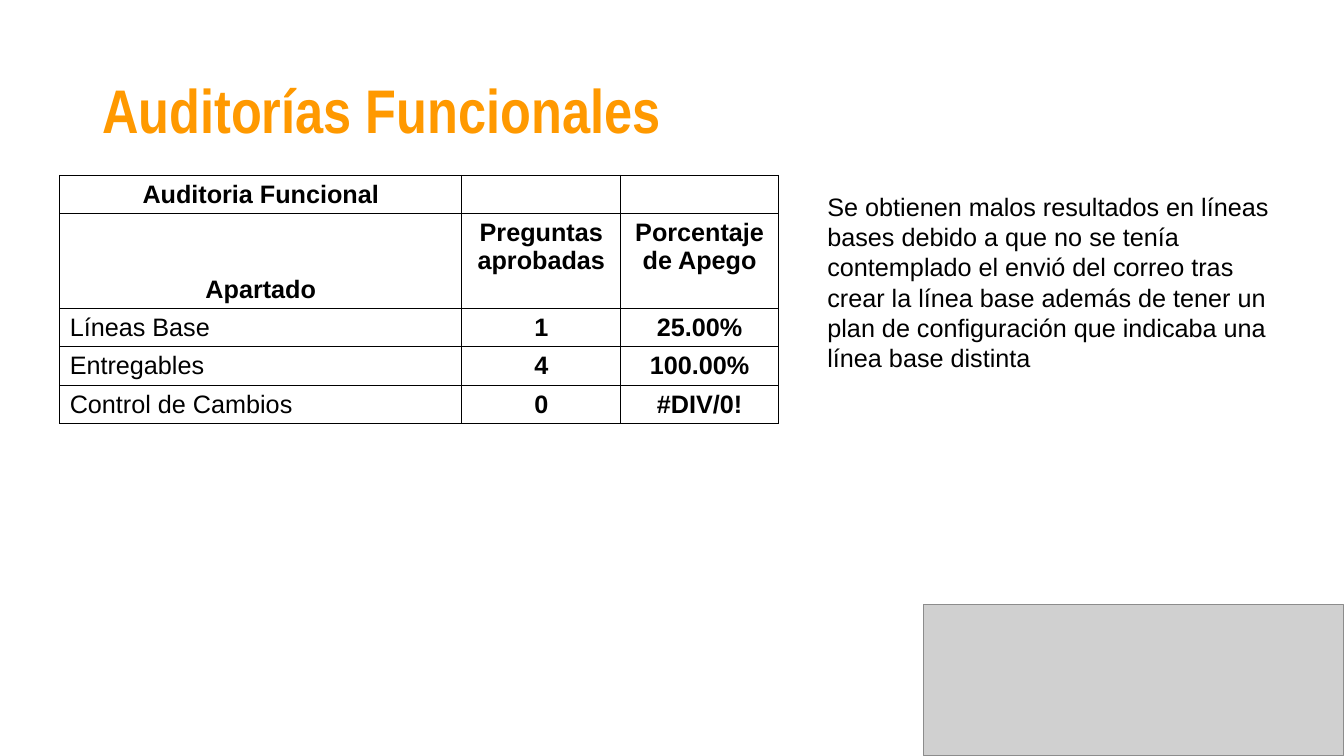
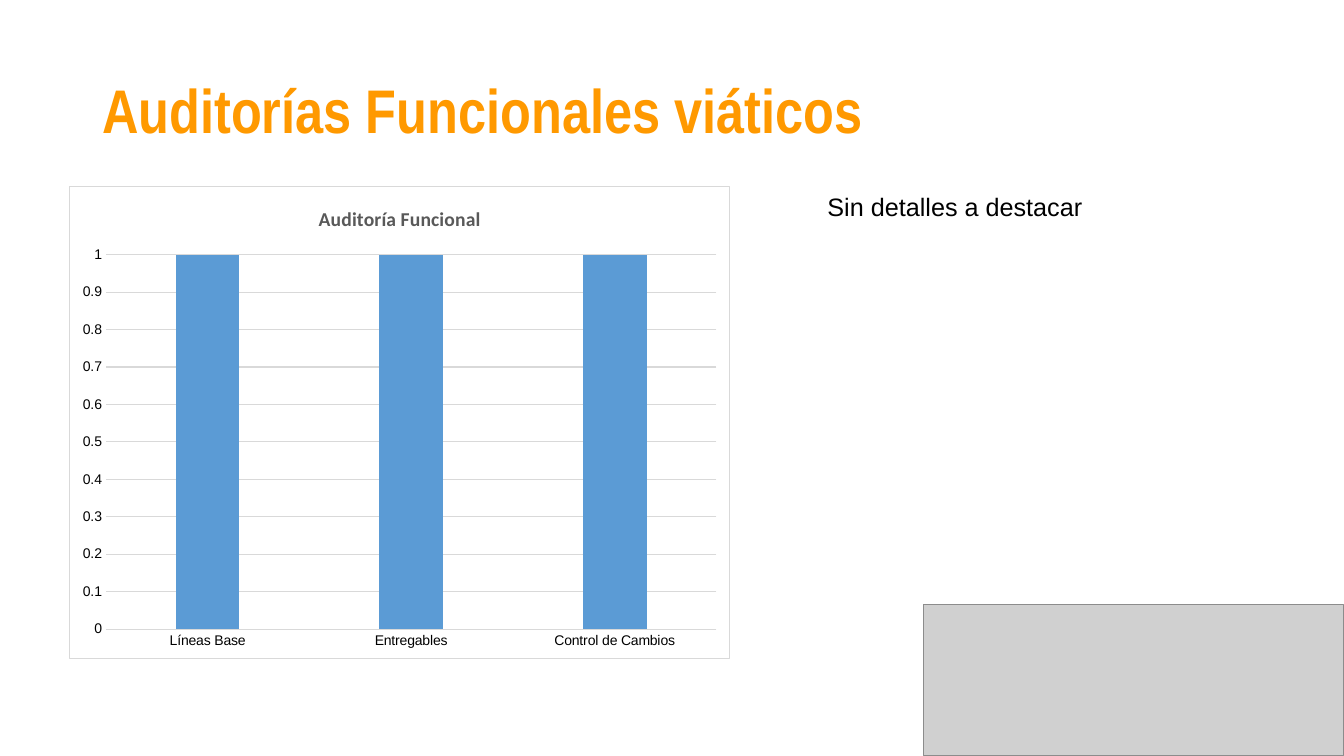
Before and after one commit to jovannyzepeda/Bisoltec, a slide deck: slide 13 of Organizacional/06. Medición y Monitoreo/2016/Bisoltec-ReporteMonitoreo.pptx (slide 16 before the commit). Drawn at 1344x756 pixels with LibreOffice and Linux fonts; fonts in the diff are those of the drawing; grey boxes stand for pictures. Boxes give left, top, right and bottom in pixels: in the first picture for what was removed or moved away, otherwise in the second. Text is boxed around its words. In the diff, an @@ line names an element or a change of style, - is before the commit and + after.

```diff
--- a/Organizacional/06. Medición y Monitoreo/2016/Bisoltec-ReporteMonitoreo.pptx
+++ b/Organizacional/06. Medición y Monitoreo/2016/Bisoltec-ReporteMonitoreo.pptx
@@ text at (102,87,862,134): text changed @@
-Auditorías Funcionales
+Auditorías Funcionales viáticos
@@ table removed at (59,175,778,418), 5 rows, 3 columns @@
-Auditoria Funcional |  | 
-Apartado | Preguntas aprobadas | Porcentaje de Apego
-Líneas Base | 1 | 25.00%
-Entregables | 4 | 100.00%
-Control de Cambios | 0 | #DIV/0!
@@ column chart added at (70,187,731,659) @@
+title "Auditoría Funcional"
+categories: Líneas Base, Entregables, Control de Cambios
+Series 1: 1, 1, 1
@@ text at (827,197,1083,217): text changed @@
-Se obtienen malos resultados en líneas bases debido a que no se tenía contemplado el envió del correo tras crear la línea base además de tener un plan de configuración que indicaba una línea base distinta
+Sin detalles a destacar
```
Also in this commit, not shown: 10 other slides changed, 14 slides added, 8 slides removed, 3 other files.
